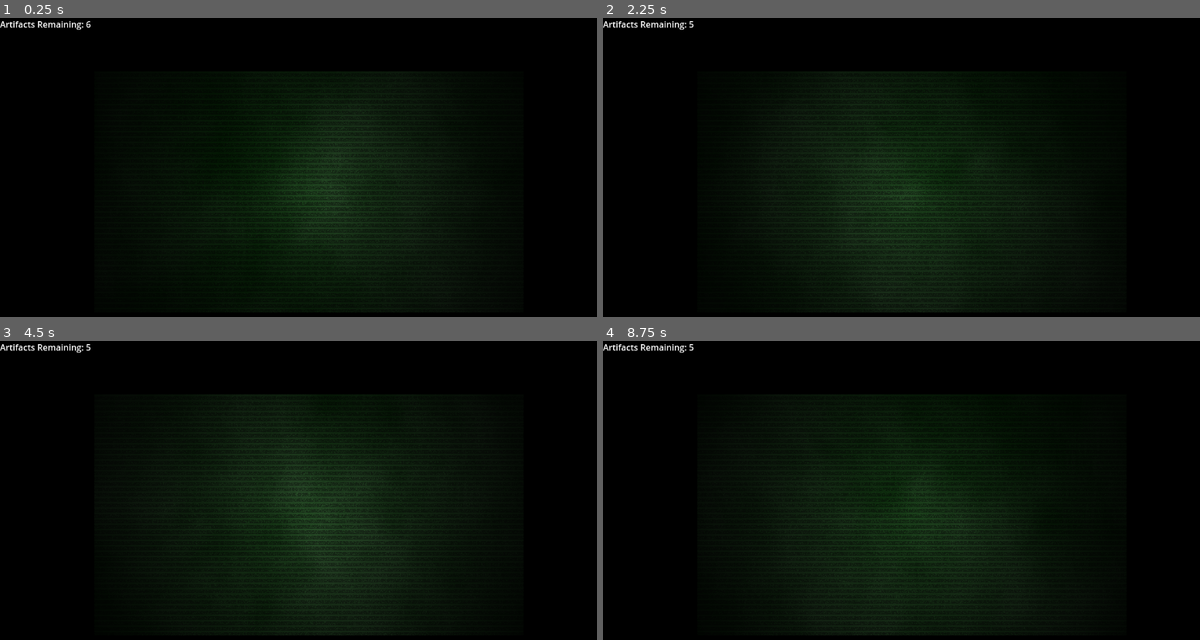
Above: before the commit, frames 1-4 (two rows, left to right).
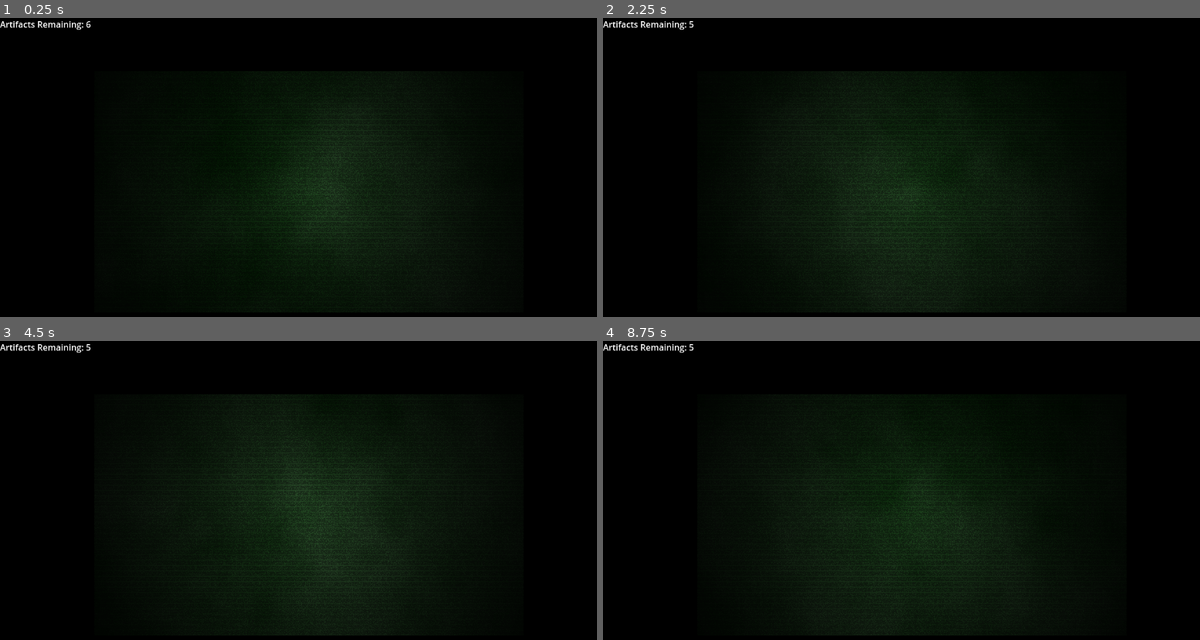
Above: after the commit, the same moments.

Repository: kami-lel/ucsc-cmpm170-prototype3
Game: Godot game, scene res://scenes/node_2d.tscn
Two runs of this game, one before a commit and one after it. Both use one fixed random seed, a clock stepped at 60 frames per second and the inputs below.
Inputs (mouse positions are in pixels of both pictures, inside the frame that each line leads up to):
- Up to frame 1 (0.25 s): no input
- Up to frame 2 (2.25 s): click (1158, 227) at 0.5 s; tap Enter (ui_accept) at 1.25, 1.52, 2 s; hold Right (ui_right) 1.28-2.03 s; hold Down (ui_down) from 2.03 s (still down)
- Up to frame 3 (4.5 s): tap Enter (ui_accept) at 2.27, 2.75, 3.5, 3.77 s; release Down (ui_down) at 2.78 s; hold Right (ui_right) 2.78-3.53 s; hold Up (ui_up) 3.53-4.28 s; hold Left (ui_left) from 4.28 s (still down)
- Up to frame 4 (8.75 s): tap Enter (ui_accept) at 4.52, 5, 5.27, 5.75, 6.77, 7.52, 8.27 s; release Left (ui_left) at 5.78 s; hold Down (ui_down) 5.78-6.53 s; hold Right (ui_right) 6.53-7.28 s; hold Up (ui_up) 7.28-8.03 s; hold Right (ui_right) from 8.03 s (still down)

The runs differ from the first frame. In frame 1, 0.2% of the frame differs, in the area x 47-59%, y 44-73%; in frame 2, 0.2%; in frame 3, 0.4%, in the area x 45-61%, y 41-78%; in frame 4, 0.1%.

Commit message:
Make scan lines move

Diff:
--- a/scanner-prototype/shaders/scan_shader.gdshader
+++ b/scanner-prototype/shaders/scan_shader.gdshader
@@ -15,22 +15,20 @@
 
     // Create static I guess
     float random_offset = random(FRAGCOORD.xy + TIME * 5.0) * 10.0;
-    float moving_y = mod(FRAGCOORD.y + random_offset, 10.0);
-    if (moving_y < 3.0) {
+    float static_y = mod(FRAGCOORD.y + random_offset, 10.0);
+    if (static_y < 3.0) {
         color = vec4(0.0, 0.8, 0.0, 1.0);
-    } else if (moving_y == 1.0 || moving_y == 9.0) {
-        color *= 0.5; // Tint lines on either side darker
+    } else if (static_y == 1.0 || static_y == 9.0) {
+        color *= 0.5;
     }
 
     //add scan lines
-    float moving_y2 = mod(FRAGCOORD.y, 10.0);
-    if (int(moving_y2) < 3) {
-    	color = vec4(0.0, 0.8, 0.0, 1.0);
-    } else if (int(moving_y2) == 1 || int(moving_y2) == 9) {
-    	color *= 0.5; // Tint the lines on either side darker
-    }
-
-
+    float moving_y2 = mod(FRAGCOORD.y + sin(TIME * 3.0) * 2.0, 10.0);
+        if (moving_y2 < 1.0) {
+            color = vec4(0.0, 0.8, 0.0, 1.0);
+        } else if (moving_y2 == 1.0 || moving_y2 == 9.0) {
+            color *= 0.5;
+        }
 
     // Sample neighboring pixels
     color += texture(input_texture, uv + vec2(-offset.x, -offset.y), lod);
